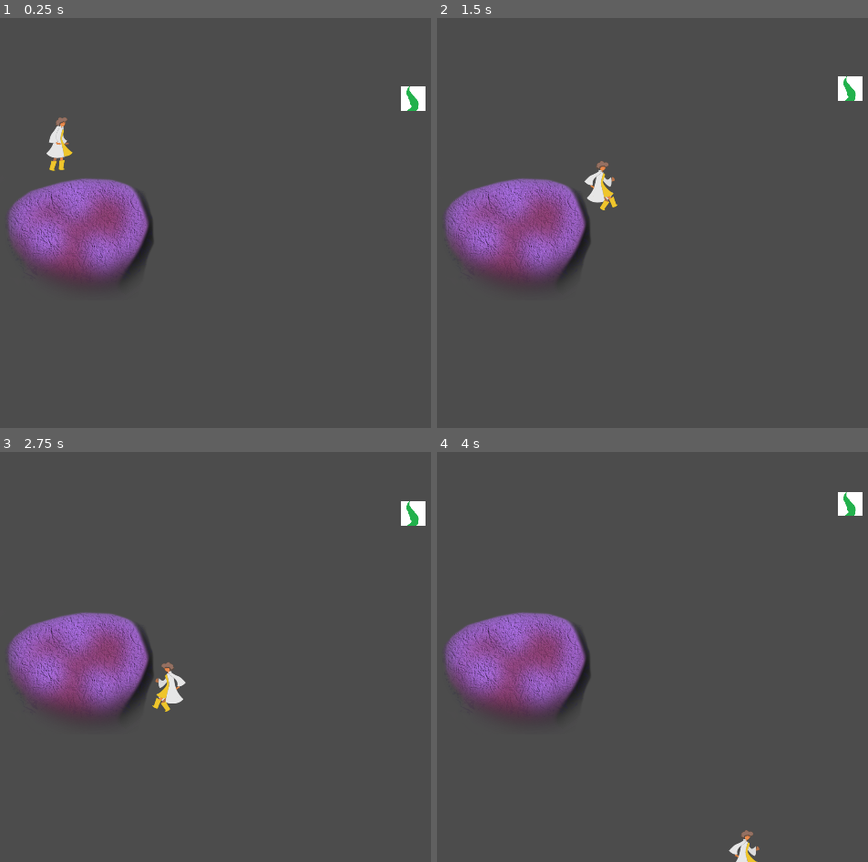
Above: before the commit, frames 1-4 (two rows, left to right).
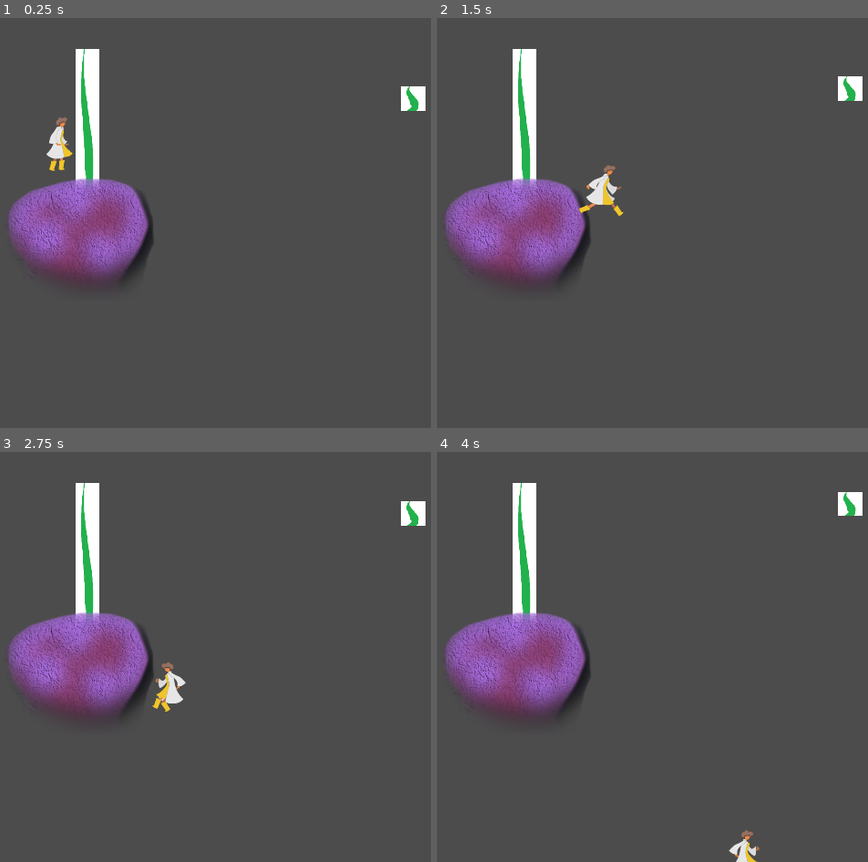
Above: after the commit, the same moments.

Repository: jasonmccollum/gmtk-jam-2020
Game: Godot game, scene res://Node2D.tscn
Same seed, same stepped clock (60 frames per second), same inputs: the game is played once before the commit and once after it.
Inputs:
- Up to frame 1 (0.25 s): no input
- Up to frame 2 (1.5 s): tap Enter (ui_accept) at 0.5, 0.77 s; hold Right (right) from 0.53 s (still down)
- Up to frame 3 (2.75 s): tap Enter (ui_accept) at 1.52 s; release Right (right) at 2.03 s; hold Left (left) from 2.03 s (still down)
- Up to frame 4 (4 s): release Left (left) at 2.78 s; hold Right (right) from 2.78 s (still down); tap Enter (ui_accept) at 3.02, 3.77 s

The runs differ from the first frame. In frame 1, 1.9% of the frame differs, in the area x 10-24%, y 7-41%; in frame 2, 2.3%, in the area x 17-44%, y 7-49%; in frame 3, 1.8%; in frame 4, 1.8%.

Commit message:
ladder climbing
up and down

Diff:
--- a/KinematicBody2D.gd
+++ b/KinematicBody2D.gd
@@ -13,6 +13,8 @@
 export var low_jump_gravity_scale := 100.0
 export var jump_power := 15000.0
 var jump_released = false
+
+var onLadder = false
 
 
 #Physics
@@ -87,6 +89,13 @@
 		else:
 			$AnimatedSprite.play("Run")
 
+	if Input.is_action_pressed('up') and onLadder:
+		velocity.y -= 1
+		#get_node( "AnimatedSprite" ).set_flip_h( true )
+	if Input.is_action_pressed('down') and onLadder:
+		velocity.y += 1
+		#get_node( "AnimatedSprite" ).set_flip_h( true )
+
 
 	#back to idle animation if right and left arrows are released
 	if  Input.is_action_just_released('right'):
@@ -109,7 +118,8 @@
 
 
 	#Applying gravity to player
-	velocity += Vector2.DOWN * earth_gravity * gravity_scale * delta
+	if(!onLadder):
+		velocity += Vector2.DOWN * earth_gravity * gravity_scale * delta
 
 	#Jump Physics
 	if velocity.y > 0: #Player is falling
--- /dev/null
+++ b/Ladder.gd
@@ -0,0 +1,20 @@
+extends Area2D
+
+
+# Declare member variables here. Examples:
+# var a = 2
+# var b = "text"
+
+
+# Called when the node enters the scene tree for the first time.
+func _ready():
+	pass # Replace with function body.
+
+func _on_Ladder_body_entered(body):
+	if(body.name == "Player"):
+		get_node("../Player").onLadder = true
+
+
+func _on_Ladder_body_exited(body):
+	if(body.name == "Player"):
+		get_node("../Player").onLadder = false
--- a/Node2D.tscn
+++ b/Node2D.tscn
@@ -15,33 +15,37 @@
 [ext_resource path="res://character_art/Nasrin_RunFrame8.png" type="Texture" id=13]
 [ext_resource path="res://platforms/platform01.png" type="Texture" id=14]
 [ext_resource path="res://character_art/Nasrin_JumpFrame1.png" type="Texture" id=15]
+[ext_resource path="res://Ladder.gd" type="Script" id=16]
 
 [sub_resource type="RectangleShape2D" id=9]
+extents = Vector2( 32.2402, 210.822 )
+
+[sub_resource type="RectangleShape2D" id=1]
 extents = Vector2( 207.821, 93.9419 )
+
+[sub_resource type="AtlasTexture" id=2]
+flags = 4
+atlas = ExtResource( 10 )
+region = Rect2( 0, 0, 141, 148 )
 
 [sub_resource type="AtlasTexture" id=3]
 flags = 4
 atlas = ExtResource( 10 )
-region = Rect2( 0, 0, 141, 148 )
+region = Rect2( 141, 0, 141, 148 )
 
 [sub_resource type="AtlasTexture" id=4]
 flags = 4
 atlas = ExtResource( 10 )
-region = Rect2( 141, 0, 141, 148 )
+region = Rect2( 282, 0, 141, 148 )
 
 [sub_resource type="AtlasTexture" id=5]
 flags = 4
 atlas = ExtResource( 10 )
-region = Rect2( 282, 0, 141, 148 )
-
-[sub_resource type="AtlasTexture" id=6]
-flags = 4
-atlas = ExtResource( 10 )
 region = Rect2( 0, 148, 141, 148 )
 
-[sub_resource type="SpriteFrames" id=7]
+[sub_resource type="SpriteFrames" id=6]
 animations = [ {
-"frames": [ SubResource( 3 ), SubResource( 4 ), SubResource( 5 ), SubResource( 6 ) ],
+"frames": [ SubResource( 2 ), SubResource( 3 ), SubResource( 4 ), SubResource( 5 ) ],
 "loop": true,
 "name": "default",
 "speed": 5.0
@@ -57,13 +61,25 @@
 "speed": 5.0
 } ]
 
-[sub_resource type="RectangleShape2D" id=1]
+[sub_resource type="RectangleShape2D" id=7]
 extents = Vector2( 38.7738, 79.7444 )
 
-[sub_resource type="RectangleShape2D" id=2]
+[sub_resource type="RectangleShape2D" id=8]
 extents = Vector2( 32.4024, 32.9845 )
 
 [node name="Node2D" type="Node2D"]
+
+[node name="Ladder" type="Area2D" parent="."]
+script = ExtResource( 16 )
+
+[node name="CollisionShape2D" type="CollisionShape2D" parent="Ladder"]
+position = Vector2( 476.594, 288.107 )
+shape = SubResource( 9 )
+
+[node name="Sprite" type="Sprite" parent="Ladder"]
+position = Vector2( 477.903, 290.43 )
+scale = Vector2( 1, 6.53248 )
+texture = ExtResource( 4 )
 
 [node name="PlatformTest" type="StaticBody2D" parent="."]
 position = Vector2( 454.928, 574.841 )
@@ -88,12 +104,13 @@
 
 [node name="AnimatedSprite" type="AnimatedSprite" parent="Player"]
 position = Vector2( -4.49799, 16.2753 )
-frames = SubResource( 7 )
+frames = SubResource( 6 )
+frame = 3
 playing = true
 
 [node name="CollisionShape2D" type="CollisionShape2D" parent="Player"]
 position = Vector2( -1.72083, 9.65733 )
-shape = SubResource( 1 )
+shape = SubResource( 7 )
 
 [node name="Tentacle1" type="KinematicBody2D" parent="."]
 position = Vector2( 1337.65, 216.013 )
@@ -105,4 +122,6 @@
 
 [node name="CollisionShape2D" type="CollisionShape2D" parent="Tentacle1"]
 position = Vector2( -9.07712, -1.85181 )
-shape = SubResource( 2 )
+shape = SubResource( 8 )
+[connection signal="body_entered" from="Ladder" to="Ladder" method="_on_Ladder_body_entered"]
+[connection signal="body_exited" from="Ladder" to="Ladder" method="_on_Ladder_body_exited"]
Not shown: 2 places in Node2D.tscn that only renumber resources
